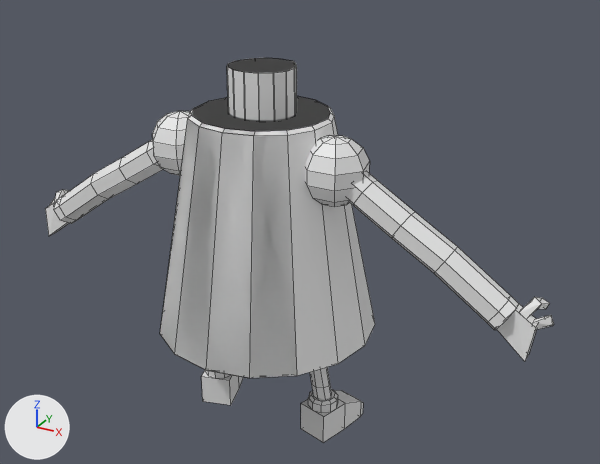
The Blender file friend.blend as it was, and as the next commit left it.
Before and after are seen from a 50 mm camera at (18.8, -30.9, 26.6) aimed at (1.3, 0.9, 10.7). Lighting does not change. The marker at lower left points along +X, +Y and +Z. The picture after the commit comes second. Mesh edges are drawn as thin lines.
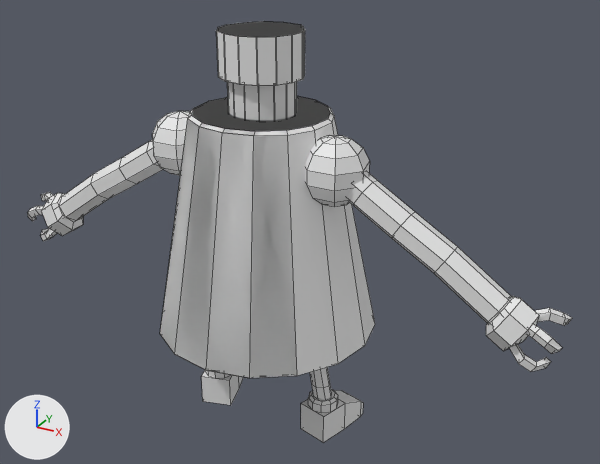
Commit message: friend Update

Location of each change, (x1, y1, x2, y2) in pixels of the pictures (600 x 464 px):
```json
{"object": "Cylinder.001", "change": "reshaped", "before": [227, 58, 297, 120], "after": [216, 21, 305, 120], "on screen": "27% wider, 59% taller"}
{"object": "Cylinder.004", "change": "reshaped", "before": [45, 190, 554, 361], "after": [28, 192, 572, 372], "on screen": "7% wider"}
{"part": 2, "of": "me_cylinder_004", "change": "rebuilt", "before": [45, 202, 538, 361], "after": [42, 193, 539, 351]}
{"part": 3, "of": "me_cylinder_004", "change": "added", "after": [41, 192, 572, 326]}
{"part": 4, "of": "me_cylinder_004", "change": "added", "after": [28, 206, 562, 354]}
{"part": 5, "of": "me_cylinder_004", "change": "added", "after": [41, 228, 551, 372]}
{"part": 6, "of": "me_cylinder_004", "change": "deleted", "before": [49, 199, 554, 330]}
{"part": 7, "of": "me_cylinder_004", "change": "deleted", "before": [55, 190, 550, 317]}
```

Edits to the scene script, one JSON object a line:
```json
{"block": "me_cylinder_001", "where": "# used by ob_cylinder_001; location = (0.0, 0.0, -4.79); rotation_euler = (0.0, 0.0, 1.571), in degrees (0, 0, 90)"}
{"op": "remove", "block": "me_cylinder_001", "code": "me_cylinder_001.from_pydata(...)  # 32 vertices, 18 faces; spans x -1.54..1.46, y -1.55..1.5, z 21.35..23.46"}
{"op": "add", "block": "me_cylinder_001", "code": "me_cylinder_001.from_pydata(...)  # 64 vertices, 50 faces; spans x -1.91..1.81, y -1.92..1.87, z 21.35..25.01"}
{"block": "me_cylinder_001", "change": "me_cylinder_001 part 1"}
{"block": "me_cylinder_001", "change": "1 face is deleted"}
{"block": "me_cylinder_001", "change": "16 vertices in x -1.54..1.46, y -1.55..1.5, z 23.46 move by (0.0, 0.0, -0.44)"}
{"block": "me_cylinder_001", "change": "16 vertices are added at x -1.91..1.81, y -1.92..1.87, z 23.02"}
{"block": "me_cylinder_001", "change": "16 new vertices lie (0.0, 0.0, 1.99) away from vertices in x -1.91..1.81, y -1.92..1.87, z 23.02"}
{"block": "me_cylinder_001", "change": "33 new faces join them"}
{"block": "me_cylinder_004", "where": "# used by ob_cylinder_004; location = (0.0, 0.0, 0.0)"}
{"op": "remove", "block": "me_cylinder_004", "code": "me_cylinder_004.from_pydata(...)  # 32 vertices, 26 faces; spans x -13.62..-11.57, y -1.35..0.63, z 8.28..10.59"}
{"op": "add", "block": "me_cylinder_004", "code": "me_cylinder_004.from_pydata(...)  # 76 vertices, 65 faces; spans x -14.31..-11.17, y -1.8..0.12, z 7.96..10.73"}
{"block": "me_cylinder_004", "change": "me_cylinder_004 part 2: the loose piece of 8 vertices spanning x -13.14..-11.57, y -1.35..-0.54, z 8.28..10.36 is rebuilt with 28 vertices and now spans x -13.17..-11.17, y -1.79..0.12, z 8.45..10.73"}
{"block": "me_cylinder_004", "change": "me_cylinder_004 part 3: a new loose piece of 16 vertices spanning x -14.31..-12.39, y -0.83..0.11, z 9.63..10.4"}
{"block": "me_cylinder_004", "change": "me_cylinder_004 part 4: a new loose piece of 16 vertices spanning x -14.26..-12.19, y -1.8..-0.82, z 8.97..9.98"}
{"block": "me_cylinder_004", "change": "me_cylinder_004 part 5: a new loose piece of 16 vertices spanning x -13.87..-11.89, y -1.63..-0.62, z 7.96..9.27"}
{"block": "me_cylinder_004", "change": "me_cylinder_004 part 6: the loose piece of 12 vertices spanning x -13.62..-12.96, y -0.98..0.63, z 9.16..9.92 is deleted"}
{"block": "me_cylinder_004", "change": "me_cylinder_004 part 7"}
{"block": "me_cylinder_004", "change": "12 vertices are removed from x -13.27..-12.39, y -0.99..0.62, z 9.92..10.59"}
{"block": "me_cylinder_004", "change": "10 faces are deleted"}
```
